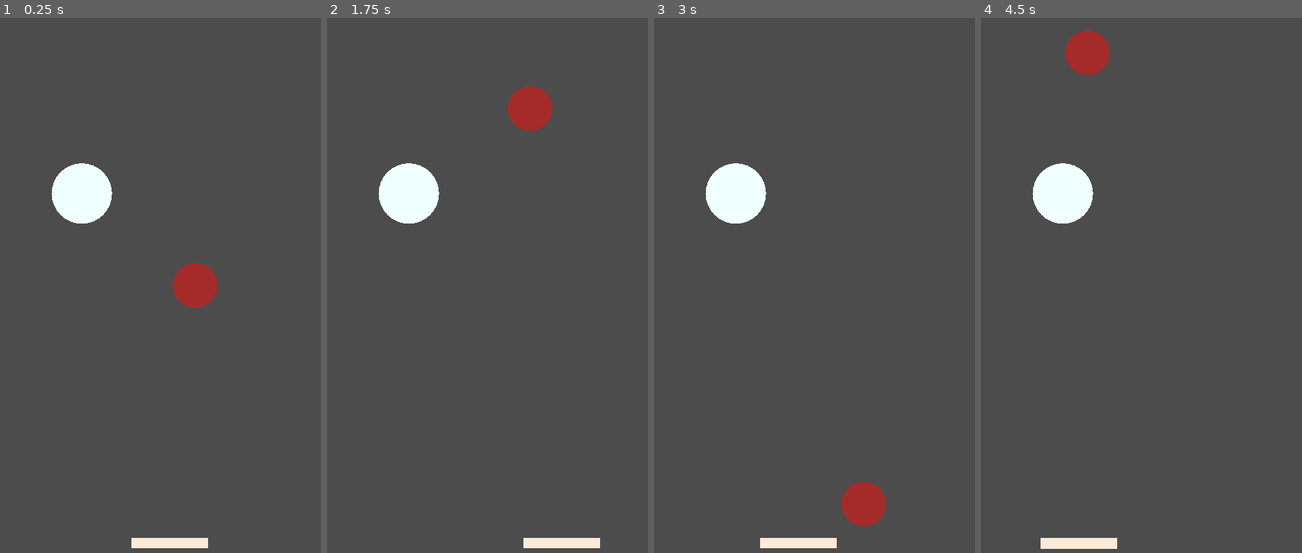
Above: before the commit, frames 1-4 (left to right).
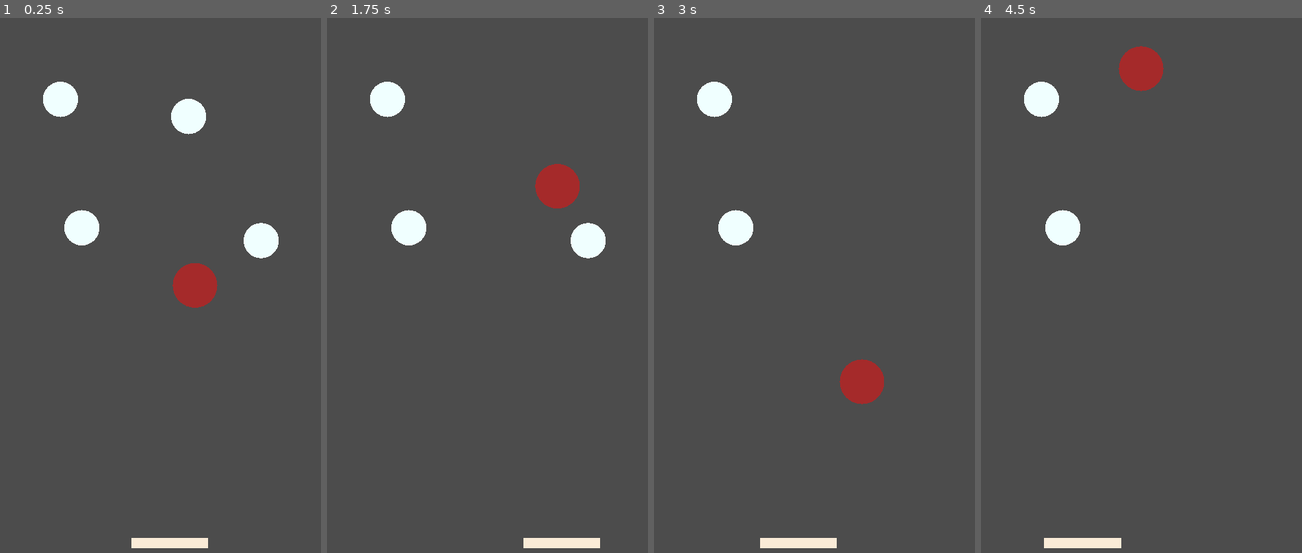
Above: after the commit, the same moments.

Repository: the-g-force/FamJam-September2020
Game: Godot game, scene res://src/TestLevel.tscn
Two runs of this game, one before a commit and one after it. Both use one fixed random seed, a clock stepped at 60 frames per second and the inputs below.
Inputs (mouse positions are in pixels of both pictures, inside the frame that each line leads up to):
- Up to frame 1 (0.25 s): no input
- Up to frame 2 (1.75 s): move the mouse to (558, 264) at 0.52 s; hold D (move_right) 0.53-1.28 s; click (558, 264) at 0.67 s; move the mouse to (423, 317) at 1.27 s; hold A (move_left) from 1.28 s (still down)
- Up to frame 3 (3 s): move the mouse to (846, 173) at 2.02 s; release A (move_left) at 2.03 s; hold D (move_right) from 2.03 s (still down); move the mouse to (798, 403) at 2.77 s; click (798, 403) at 2.92 s
- Up to frame 4 (4.5 s): move the mouse to (1237, 376) at 3.52 s; release D (move_right) at 3.53 s; hold A (move_left) from 3.53 s (still down); move the mouse to (1045, 210) at 4.27 s

The runs differ from the first frame. In frame 1, 3.6% of the frame differs, in the area x 13-87%, y 11-45%; in frame 2, 4.8%; in frame 3, 4.3%; in frame 4, 4.3%.

Commit message:
Resize elements from playtesting

Diff:
--- a/project/src/Collectable.tscn
+++ b/project/src/Collectable.tscn
@@ -3,7 +3,7 @@
 [ext_resource path="res://src/Collectable.gd" type="Script" id=1]
 
 [sub_resource type="CircleShape2D" id=1]
-radius = 56.5685
+radius = 32.9848
 
 [node name="Collectable" type="StaticBody2D"]
 script = ExtResource( 1 )
--- a/project/src/Squirrel.gd
+++ b/project/src/Squirrel.gd
@@ -10,7 +10,5 @@
 			collision.collider.queue_free()
 	update()
 
-
-
 func _draw():
 	draw_circle(Vector2.ZERO, $CollisionShape2D.shape.radius, Color.brown)
--- a/project/src/TestLevel.tscn
+++ b/project/src/TestLevel.tscn
@@ -17,8 +17,17 @@
 [node name="Collectables" type="Node2D" parent="."]
 position = Vector2( 361.546, 299.73 )
 
-[node name="StaticBody2D" parent="Collectables" instance=ExtResource( 3 )]
-position = Vector2( -209.546, 28.2696 )
+[node name="Collectable" parent="Collectables" instance=ExtResource( 3 )]
+position = Vector2( -249.546, -147.73 )
+
+[node name="Collectable2" parent="Collectables" instance=ExtResource( 3 )]
+position = Vector2( -9.54572, -115.73 )
+
+[node name="Collectable3" parent="Collectables" instance=ExtResource( 3 )]
+position = Vector2( -209.546, 92.2696 )
+
+[node name="Collectable4" parent="Collectables" instance=ExtResource( 3 )]
+position = Vector2( 126.454, 116.27 )
 
 [node name="Trampoline" parent="." instance=ExtResource( 1 )]
 position = Vector2( 316.534, 981.032 )
@@ -32,20 +41,20 @@
 "_edit_group_": true
 }
 
-[node name="CollisionShape2D" type="CollisionShape2D" parent="StaticBody2D"]
+[node name="LeftWall" type="CollisionShape2D" parent="StaticBody2D"]
 position = Vector2( 0.041687, 516.686 )
 shape = SubResource( 1 )
 
-[node name="CollisionShape2D2" type="CollisionShape2D" parent="StaticBody2D"]
+[node name="RightWall" type="CollisionShape2D" parent="StaticBody2D"]
 position = Vector2( 648.042, 508.686 )
 shape = SubResource( 1 )
 
-[node name="CollisionShape2D3" type="CollisionShape2D" parent="StaticBody2D"]
+[node name="TopWall" type="CollisionShape2D" parent="StaticBody2D"]
 position = Vector2( 312.042, -35.3137 )
 rotation = 1.5708
 shape = SubResource( 1 )
 
-[node name="CollisionShape2D4" type="CollisionShape2D" parent="StaticBody2D"]
+[node name="BottomWall" type="CollisionShape2D" parent="StaticBody2D"]
 position = Vector2( 288.042, 1036.69 )
 rotation = 1.5708
 shape = SubResource( 1 )
